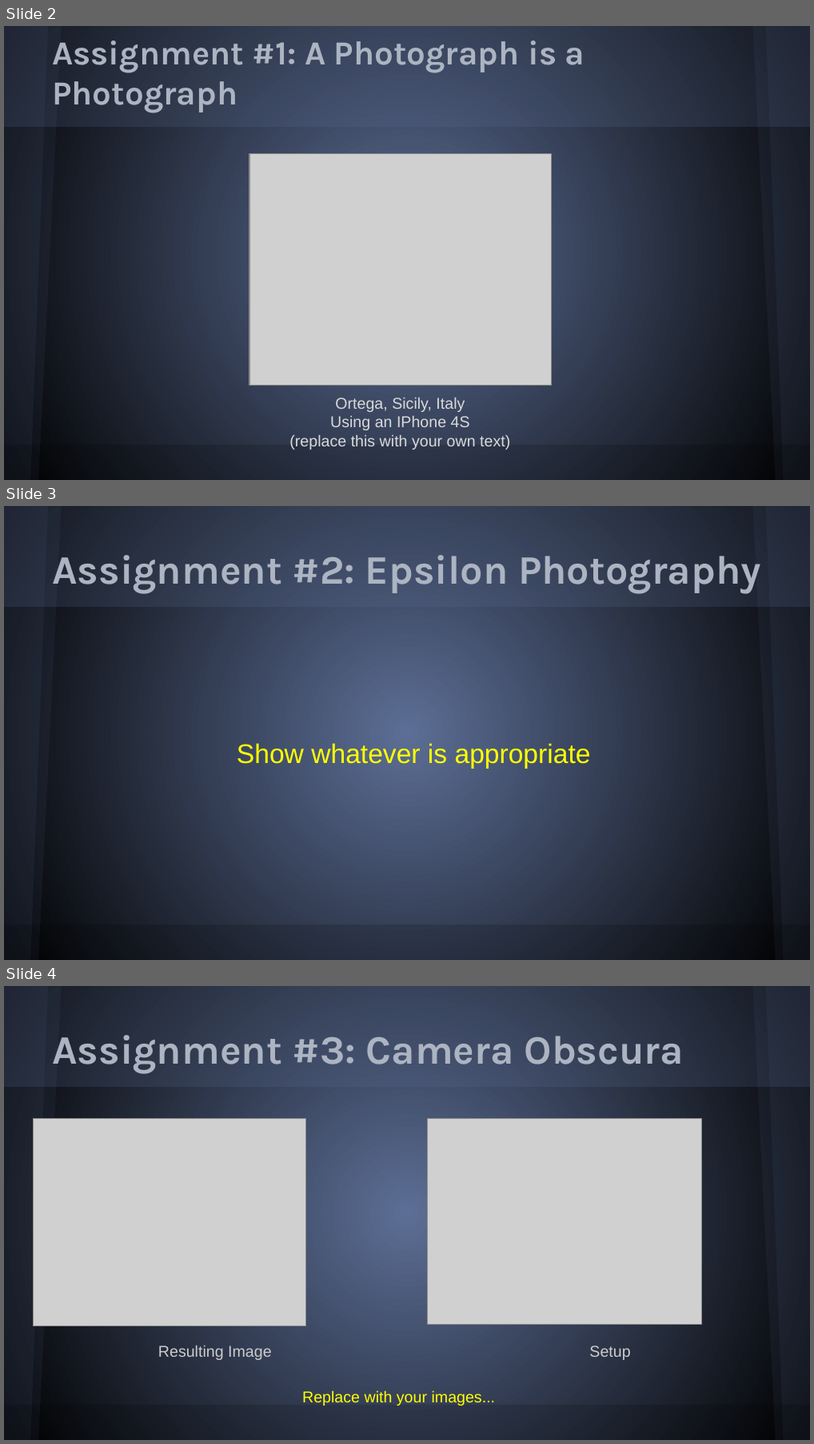
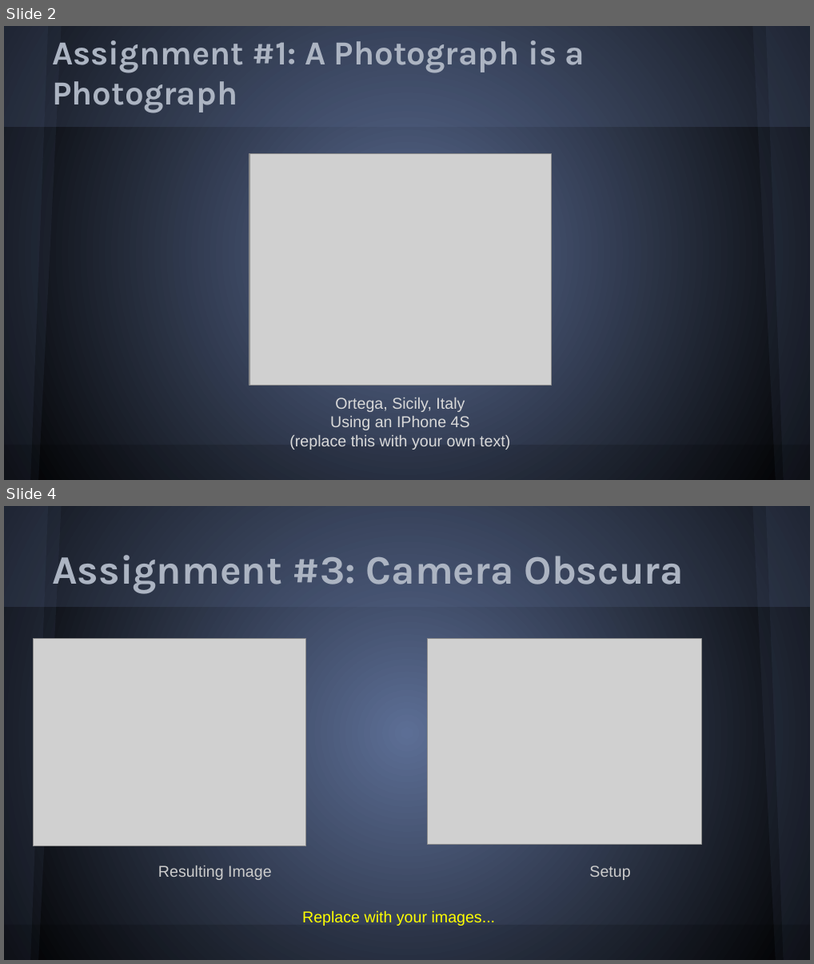
Before and after one commit to depu0217/portfolio, a slide deck: Final Portfolio - Template.pptx. Shown one above the other, each under a label of ours: slides 2, 3 and 4 before the commit, slides 2 and 4 after it; the slides between them are not shown. The pictures are 814x1444 and 814x964 pixels, drawn with LibreOffice and Linux fonts; fonts in the diff are those of the drawing; grey boxes stand for pictures. Boxes give left, top, right and bottom in pixels: in the first picture for what was removed or moved away, otherwise in the second. Text is boxed around its words. In the diff, an @@ line names an element or a change of style, - is before the commit and + after.

```diff
--- a/Final Portfolio - Template.pptx
+++ b/Final Portfolio - Template.pptx
@@ slide 3 removed at box(4, 506, 810, 960), background gradient #5C6E95 to #000000; not listed: 6 template elements that a slide beside it also shows @@
@@ title removed at box(52, 555, 762, 593) @@
-Assignment #2: Epsilon Photography
@@ text removed at box(237, 743, 591, 768) @@
-Show whatever is appropriate
@@ text removed at box(86, 932, 730, 952) @@
-.
```
Also in this commit, not shown: 1 slide changed, 1 slide added.
